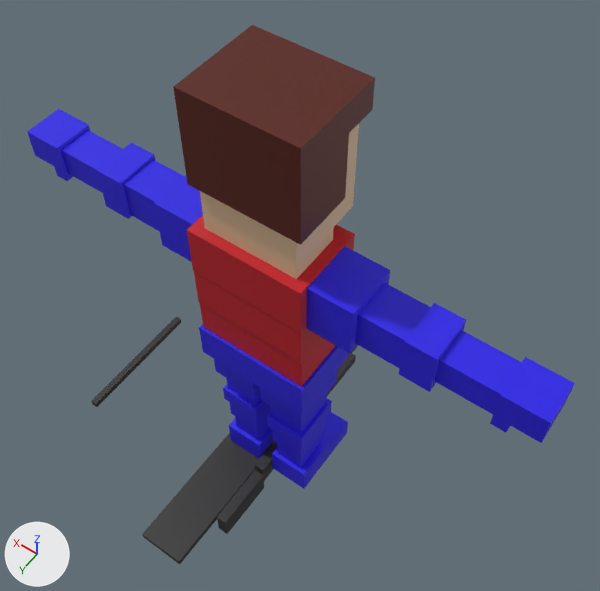
One commit to the Blender file Pre/3D/Scenes/Character_V2.blend: the scene before it, then after it.
The view is the same before and after, from a 50 mm camera at (-7.26, 9.06, 22.34) aimed at (-0.11, -0.95, 6.62). Lighting does not change. The marker at lower left points along +X, +Y and +Z.

Objects in the first picture: 'Body.004', 'Hair.004', 'Hip.004', 'LArm.033', 'LArm.034', 'LArm.035', 'LHand', 'LSholder.007', 'LSholder.008', 'RHand', 'Rifle', 'Ski', 'SkiPole', 'Skin.002'.
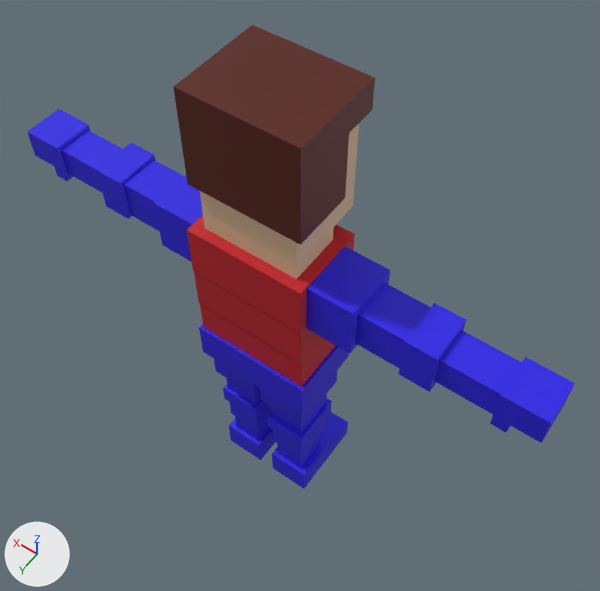
Where the change shows, as pixel boxes (x1, y1, x2, y2) in the pictures (600 x 591 px):
'Ski', deleted
    before: (142, 345, 358, 564)
'Rifle', deleted (black)
    before: (217, 353, 356, 534)
'SkiPole', deleted (black)
    before: (91, 316, 181, 407)

Patch to the scene script:
```diff
--- a/Pre/3D/Scenes/Character_V2.blend.py
+++ b/Pre/3D/Scenes/Character_V2.blend.py
@@ ob_skipole @@
-ob_skipole = bpy.data.objects.new('SkiPole', me_cube_018)
-ob_skipole.location = (5.59, 0.0, 0.0)
-ob_skipole.scale = (0.5, 2.0, 0.1)
@@ ob_ski @@
-ob_ski = bpy.data.objects.new('Ski', me_cube_017)
-ob_ski.location = (0.88, 0.09, 0.0)
@@ ob_rifle @@
-ob_rifle = bpy.data.objects.new('Rifle', me_cube_077)
-ob_rifle.location = (0.0, 0.0, 0.0)
-ob_rifle.scale = (1.31, 1.31, 1.31)
```
